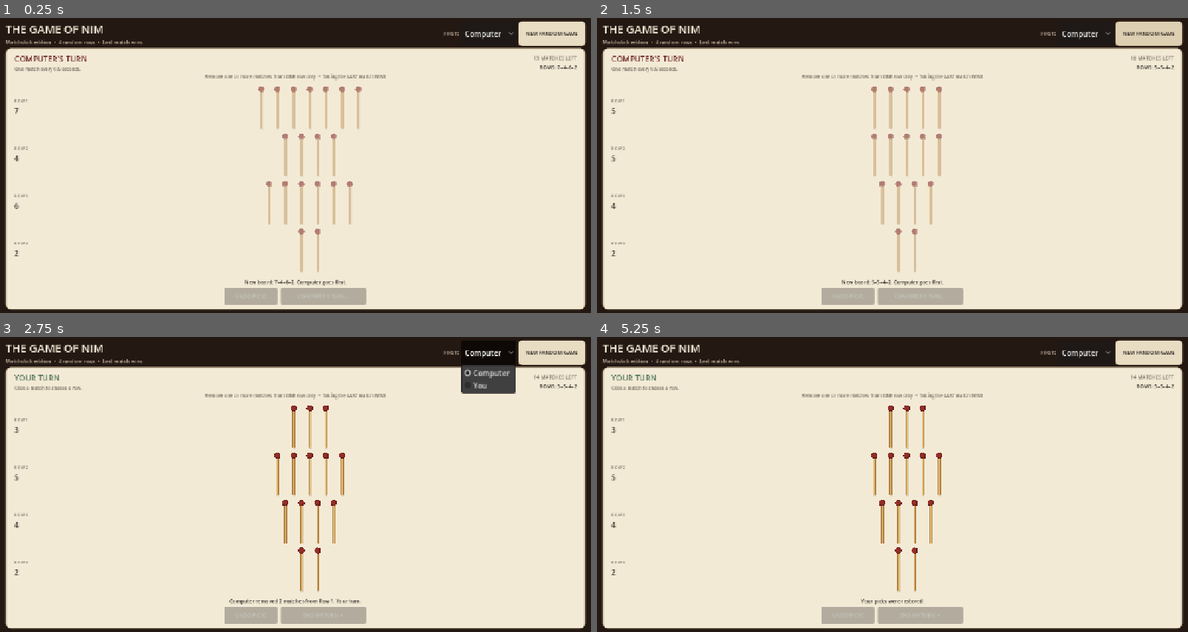
Above: before the commit, frames 1-4 (two rows, left to right).
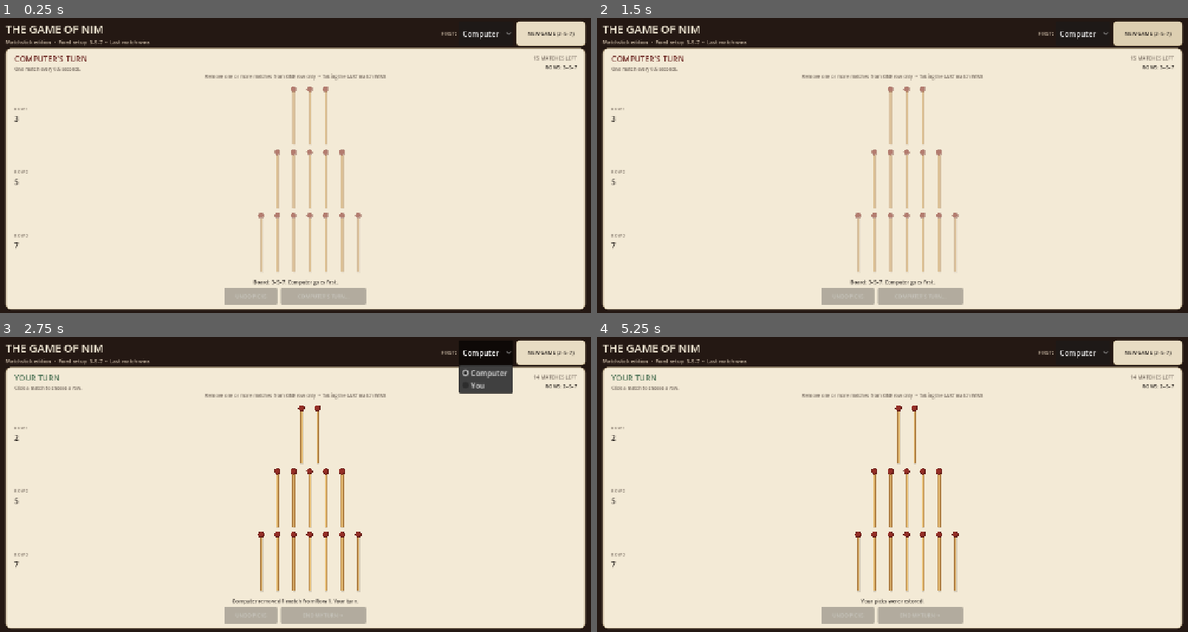
Above: after the commit, the same moments.

Repository: Integraxiii/The-Game-of-Nim
Game: Godot game, scene res://main.tscn
Two runs of this game, one before a commit and one after it. Both use one fixed random seed, a clock stepped at 60 frames per second and the inputs below.
Inputs (mouse positions are in pixels of both pictures, inside the frame that each line leads up to; where the layout moved, square brackets give the same spot in the first picture):
- Up to frame 1 (0.25 s): no input
- Up to frame 2 (1.5 s): click "NEW RANDOM GAME" (after the commit: "NEW GAME (3–5–7)") at 0.5 s; click "NEW RANDOM GAME" (after the commit: "NEW GAME (3–5–7)") at 1.25 s
- Up to frame 3 (2.75 s): click "Computer" at 2 s
- Up to frame 4 (5.25 s): click (892, 425) at 2.77 s; click (898, 425) at 3.52 s; click (904, 434) [904, 425] at 4.25 s; click "UNDO PICKS" at 5 s

The runs differ from the first frame. In frame 1, 3.3% of the frame differs, in the area x 2-98%, y 1-91%; in frame 2, 2.6%; in frame 3, 3.3%; in frame 4, 2.9%.

Commit message:
Use fixed 3-5-7 Nim setup

Diff:
--- a/scripts/normal_nim.gd
+++ b/scripts/normal_nim.gd
@@ -1,6 +1,6 @@
 extends Control
 
-# Matchstick Nim — normal play.
+# Matchstick Nim — normal play with a fixed 3–5–7 setup.
 # Remove one or more matches from one row. Taking the final match WINS.
 
 const TABLE := Color("#241813")
@@ -12,9 +12,7 @@
 const RED_DARK := Color("#68211d")
 const GREEN := Color("#486f52")
 const COMPUTER_MATCH_DELAY := 0.5
-const ROW_COUNT := 4
-const MIN_MATCHES := 1
-const MAX_MATCHES := 7
+const STARTING_PILES: Array[int] = [3, 5, 7]
 
 enum Phase { PLAYER, COMPUTER, GAME_OVER }
 
@@ -47,10 +45,9 @@
         mouse_default_cursor_shape = Control.CURSOR_POINTING_HAND if value else Control.CURSOR_ARROW
         queue_redraw()
 
-
 var rng := RandomNumberGenerator.new()
 var phase: Phase = Phase.PLAYER
-var piles: Array[int] = [1, 3, 5, 7]
+var piles: Array[int] = STARTING_PILES.duplicate()
 var turn_start_piles: Array[int] = []
 var selected_row := -1
 var removed_this_turn := 0
@@ -79,14 +76,12 @@
 var result_title: Label
 var result_subtitle: Label
 
-
 func _ready() -> void:
     rng.randomize()
     _build_ui()
     _build_audio()
     _build_result_overlay()
     _start_new_game()
-
 
 func _build_ui() -> void:
     var bg := ColorRect.new()
@@ -117,13 +112,15 @@
     var title_box := VBoxContainer.new()
     title_box.size_flags_horizontal = Control.SIZE_EXPAND_FILL
     header.add_child(title_box)
+
     var title := Label.new()
     title.text = "THE GAME OF NIM"
     title.add_theme_color_override("font_color", PAPER)
     title.add_theme_font_size_override("font_size", 24)
     title_box.add_child(title)
+
     var subtitle := Label.new()
-    subtitle.text = "Matchstick edition  •  4 random rows  •  Last match wins"
+    subtitle.text = "Matchstick edition  •  Fixed setup: 3–5–7  •  Last match wins"
     subtitle.add_theme_color_override("font_color", Color("#cfbea9"))
     subtitle.add_theme_font_size_override("font_size", 11)
     title_box.add_child(subtitle)
@@ -132,20 +129,23 @@
     controls.alignment = BoxContainer.ALIGNMENT_END
     controls.add_theme_constant_override("separation", 6)
     header.add_child(controls)
+
     var first_label := Label.new()
     first_label.text = "FIRST:"
     first_label.vertical_alignment = VERTICAL_ALIGNMENT_CENTER
     first_label.add_theme_color_override("font_color", Color("#cfbea9"))
     first_label.add_theme_font_size_override("font_size", 11)
     controls.add_child(first_label)
+
     start_option = OptionButton.new()
     start_option.add_item("Computer")
     start_option.add_item("You")
     start_option.selected = 0
     start_option.custom_minimum_size = Vector2(108, 34)
     controls.add_child(start_option)
-    var new_game := _make_button("NEW RANDOM GAME", false)
-    new_game.custom_minimum_size = Vector2(145, 34)
+
+    var new_game := _make_button("NEW GAME (3–5–7)", false)
+    new_game.custom_minimum_size = Vector2(150, 34)
     new_game.pressed.connect(_start_new_game)
     controls.add_child(new_game)
 
@@ -171,12 +171,15 @@
     var top := HBoxContainer.new()
     top.custom_minimum_size.y = 36
     board_v.add_child(top)
+
     var status_box := VBoxContainer.new()
     status_box.size_flags_horizontal = Control.SIZE_EXPAND_FILL
     top.add_child(status_box)
+
     status_label = Label.new()
     status_label.add_theme_font_size_override("font_size", 17)
     status_box.add_child(status_label)
+
     substatus_label = Label.new()
     substatus_label.add_theme_color_override("font_color", MUTED)
     substatus_label.add_theme_font_size_override("font_size", 10)
@@ -185,11 +188,13 @@
     var info := VBoxContainer.new()
     info.alignment = BoxContainer.ALIGNMENT_CENTER
     top.add_child(info)
+
     remaining_label = Label.new()
     remaining_label.horizontal_alignment = HORIZONTAL_ALIGNMENT_RIGHT
     remaining_label.add_theme_color_override("font_color", MUTED)
     remaining_label.add_theme_font_size_override("font_size", 11)
     info.add_child(remaining_label)
+
     setup_label = Label.new()
     setup_label.horizontal_alignment = HORIZONTAL_ALIGNMENT_RIGHT
     setup_label.add_theme_color_override("font_color", INK)
@@ -224,16 +229,17 @@
     actions.alignment = BoxContainer.ALIGNMENT_CENTER
     actions.add_theme_constant_override("separation", 7)
     board_v.add_child(actions)
+
     undo_button = _make_button("UNDO PICKS", false)
     undo_button.custom_minimum_size = Vector2(115, 34)
     undo_button.pressed.connect(_undo_player_turn)
     actions.add_child(undo_button)
+
     action_button = _make_button("END MY TURN →", true)
     action_button.custom_minimum_size = Vector2(185, 36)
     action_button.pressed.connect(_on_action_button)
     actions.add_child(action_button)
 
-
 func _build_audio() -> void:
     match_sound_player = AudioStreamPlayer.new()
     match_sound_player.volume_db = -6.0
@@ -243,11 +249,9 @@
     result_sound_player.volume_db = -2.0
     add_child(result_sound_player)
 
-    # Two quick high partials give each removal a small metallic clink/tink.
     match_sound = _make_tone_sequence([2200.0, 3350.0], 0.024, 0.22)
     win_sound = _make_tone_sequence([523.25, 659.25, 783.99, 1046.50], 0.12, 0.32)
     lose_sound = _make_tone_sequence([392.0, 311.13, 246.94, 196.0], 0.15, 0.30)
-
 
 func _make_tone_sequence(frequencies: Array, note_length: float, volume: float) -> AudioStreamWAV:
     var sample_rate := 22050
@@ -274,7 +278,6 @@
     stream.data = bytes
     return stream
 
-
 func _play_match_sound() -> void:
     if match_sound_player == null or match_sound == null:
         return
@@ -282,14 +285,12 @@
     match_sound_player.pitch_scale = rng.randf_range(0.93, 1.07)
     match_sound_player.play()
 
-
 func _play_result_sound(player_won: bool) -> void:
     if result_sound_player == null:
         return
     result_sound_player.stream = win_sound if player_won else lose_sound
     result_sound_player.pitch_scale = 1.0
     result_sound_player.play()
-
 
 func _build_result_overlay() -> void:
     result_overlay = Control.new()
@@ -315,19 +316,19 @@
     result_panel.mouse_filter = Control.MOUSE_FILTER_IGNORE
     center.add_child(result_panel)
 
-    var margin := MarginContainer.new()
-    margin.add_theme_constant_override("margin_left", 32)
-    margin.add_theme_constant_override("margin_right", 32)
-    margin.add_theme_constant_override("margin_top", 24)
-    margin.add_theme_constant_override("margin_bottom", 24)
-    margin.mouse_filter = Control.MOUSE_FILTER_IGNORE
-    result_panel.add_child(margin)
+    var overlay_margin := MarginContainer.new()
+    overlay_margin.add_theme_constant_override("margin_left", 32)
+    overlay_margin.add_theme_constant_override("margin_right", 32)
+    overlay_margin.add_theme_constant_override("margin_top", 24)
+    overlay_margin.add_theme_constant_override("margin_bottom", 24)
+    overlay_margin.mouse_filter = Control.MOUSE_FILTER_IGNORE
+    result_panel.add_child(overlay_margin)
 
     var result_box := VBoxContainer.new()
     result_box.alignment = BoxContainer.ALIGNMENT_CENTER
     result_box.add_theme_constant_override("separation", 8)
     result_box.mouse_filter = Control.MOUSE_FILTER_IGNORE
-    margin.add_child(result_box)
+    overlay_margin.add_child(result_box)
 
     result_title = Label.new()
     result_title.horizontal_alignment = HORIZONTAL_ALIGNMENT_CENTER
@@ -343,13 +344,12 @@
     result_box.add_child(result_subtitle)
 
     var again_hint := Label.new()
-    again_hint.text = "Press PLAY AGAIN below for a new random board"
+    again_hint.text = "Press PLAY AGAIN below to reset the 3–5–7 board"
     again_hint.horizontal_alignment = HORIZONTAL_ALIGNMENT_CENTER
     again_hint.add_theme_color_override("font_color", Color("#d6c9b8"))
     again_hint.add_theme_font_size_override("font_size", 12)
     again_hint.mouse_filter = Control.MOUSE_FILTER_IGNORE
     result_box.add_child(again_hint)
-
 
 func _show_result_overlay(player_won: bool, explanation: String) -> void:
     if result_overlay == null:
@@ -368,7 +368,6 @@
     var tween := create_tween()
     tween.tween_property(result_overlay, "modulate:a", 1.0, 0.22)
 
-
 func _hide_result_overlay() -> void:
     if result_overlay != null:
         result_overlay.visible = false
@@ -376,29 +375,21 @@
     if result_sound_player != null:
         result_sound_player.stop()
 
-
-func _randomize_piles() -> Array[int]:
-    var result: Array[int] = []
-    for _i in range(ROW_COUNT):
-        result.append(rng.randi_range(MIN_MATCHES, MAX_MATCHES))
-    return result
-
-
 func _start_new_game() -> void:
     _hide_result_overlay()
     game_serial += 1
-    piles = _randomize_piles()
+    piles = STARTING_PILES.duplicate()
     selected_row = -1
     removed_this_turn = 0
     _build_match_rows()
+
     if start_option.selected == 0:
         phase = Phase.COMPUTER
-        message_label.text = "New board: %s. Computer goes first." % _position_string()
+        message_label.text = "Board: 3–5–7. Computer goes first."
         _refresh_ui()
         _computer_turn(game_serial)
     else:
-        _begin_player_turn("New board: %s. You go first." % _position_string())
-
+        _begin_player_turn("Board: 3–5–7. You go first.")
 
 func _begin_player_turn(message: String = "Your turn. Remove matches from one row.") -> void:
     phase = Phase.PLAYER
@@ -408,11 +399,11 @@
     message_label.text = message
     _refresh_ui()
 
-
 func _build_match_rows() -> void:
     _clear_container(rows_box)
     match_rows.clear()
     count_labels.clear()
+
     for row_index in range(piles.size()):
         var row := HBoxContainer.new()
         row.custom_minimum_size.y = 60
@@ -454,7 +445,6 @@
 
     _refresh_match_interaction()
 
-
 func _on_match_pressed(row_index: int, stick_button: MatchstickButton) -> void:
     if phase != Phase.PLAYER:
         return
@@ -474,7 +464,6 @@
 
     message_label.text = "You removed %d match%s from Row %d." % [removed_this_turn, "" if removed_this_turn == 1 else "es", row_index + 1]
     _refresh_ui()
-
 
 func _on_action_button() -> void:
     if phase == Phase.PLAYER:
@@ -482,7 +471,6 @@
     elif phase == Phase.GAME_OVER:
         _start_new_game()
 
-
 func _finish_player_turn() -> void:
     if phase != Phase.PLAYER or removed_this_turn <= 0:
         return
@@ -490,7 +478,6 @@
     message_label.text = "Your turn is complete. Watch the computer."
     _refresh_ui()
     _computer_turn(game_serial)
-
 
 func _undo_player_turn() -> void:
     if phase != Phase.PLAYER or removed_this_turn <= 0:
@@ -502,7 +489,6 @@
     message_label.text = "Your picks were restored."
     _refresh_ui()
 
-
 func _computer_turn(serial: int) -> void:
     if serial != game_serial:
         return
@@ -540,7 +526,6 @@
 
     if serial == game_serial:
         _begin_player_turn("Computer removed %d match%s from Row %d. Your turn." % [amount, "" if amount == 1 else "es", row_index + 1])
-
 
 func _choose_normal_move() -> Dictionary:
     var x := _nim_sum()
@@ -561,13 +546,11 @@
     var chosen := available[rng.randi_range(0, available.size() - 1)]
     return {"row": chosen, "amount": rng.randi_range(1, piles[chosen])}
 
-
 func _nim_sum() -> int:
     var result := 0
     for value in piles:
         result = result ^ value
     return result
-
 
 func _animate_removal(stick_button: MatchstickButton) -> void:
     stick_button.disabled = true
@@ -578,7 +561,6 @@
     tween.set_parallel(false)
     tween.tween_callback(stick_button.queue_free)
 
-
 func _remove_one_computer_match(row_index: int) -> void:
     var children := match_rows[row_index].get_children()
     for i in range(children.size() - 1, -1, -1):
@@ -586,7 +568,6 @@
         if child is MatchstickButton and not child.is_queued_for_deletion():
             _animate_removal(child)
             return
-
 
 func _refresh_ui() -> void:
     _refresh_counts_only()
@@ -610,18 +591,16 @@
         Phase.GAME_OVER:
             status_label.text = "GAME OVER"
             status_label.add_theme_color_override("font_color", RED_DARK)
-            substatus_label.text = "Press PLAY AGAIN for a new random board."
+            substatus_label.text = "Press PLAY AGAIN to reset the 3–5–7 board."
             action_button.text = "PLAY AGAIN"
             action_button.disabled = false
             undo_button.disabled = true
-
 
 func _refresh_counts_only() -> void:
     remaining_label.text = "%d MATCH%s LEFT" % [_total_matches(), "" if _total_matches() == 1 else "ES"]
     setup_label.text = "ROWS: %s" % _position_string()
     for i in range(mini(count_labels.size(), piles.size())):
         count_labels[i].text = str(piles[i])
-
 
 func _refresh_match_interaction() -> void:
     for row_index in range(match_rows.size()):
@@ -631,7 +610,6 @@
         for child in row.get_children():
             if child is MatchstickButton:
                 child.set_turn_enabled(enabled)
-
 
 func _finish_game(player_won: bool, explanation: String) -> void:
     phase = Phase.GAME_OVER
@@ -643,20 +621,17 @@
     _show_result_overlay(player_won, explanation)
     _play_result_sound(player_won)
 
-
 func _total_matches() -> int:
     var total := 0
     for value in piles:
         total += value
     return total
 
-
 func _position_string() -> String:
     var parts: Array[String] = []
     for value in piles:
         parts.append(str(value))
     return "–".join(parts)
-
 
 func _make_button(text_value: String, primary: bool) -> Button:
     var button := Button.new()
@@ -668,7 +643,6 @@
     button.add_theme_stylebox_override("hover", _style(RED_DARK if primary else Color("#ddcfb1"), 7, 1, RED_DARK if primary else Color("#a99570")))
     button.add_theme_stylebox_override("pressed", _style(Color("#57201c") if primary else Color("#d2c19f"), 7, 1, RED_DARK if primary else Color("#9f8a65")))
     return button
-
 
 func _style(bg: Color, radius: int, border: int = 0, border_color: Color = Color.TRANSPARENT) -> StyleBoxFlat:
     var style := StyleBoxFlat.new()
@@ -688,7 +662,6 @@
     style.content_margin_bottom = 4
     return style
 
-
 func _clear_container(container: Node) -> void:
     for child in container.get_children():
         child.queue_free()
